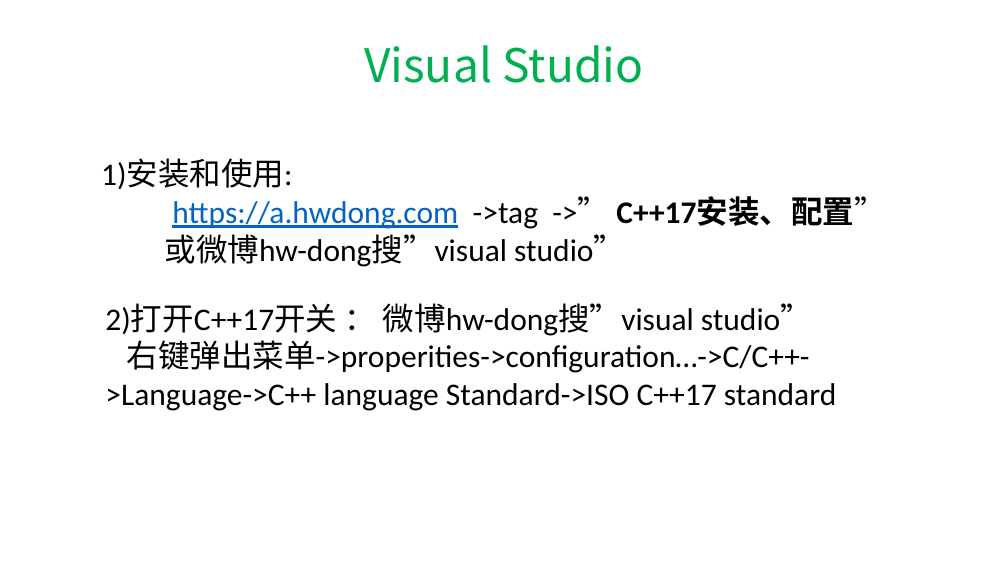
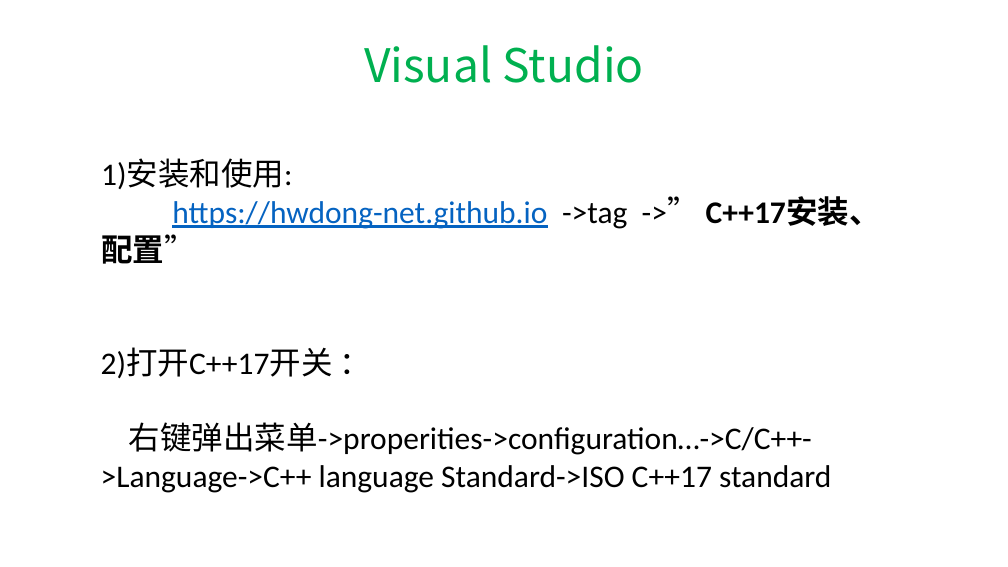
Before and after one commit to hwdong-net/cplusplus17, a slide deck: slide 53 of ppt/1.1 C++语言介绍.pptx (slide 40 before the commit). Drawn at 1008x567 pixels with LibreOffice and Linux fonts; fonts in the diff are those of the drawing. Boxes give left, top, right and bottom in pixels: in the first picture for what was removed or moved away, otherwise in the second. Text is boxed around its words. In the diff, an @@ line names an element or a change of style, - is before the commit and + after.

```diff
--- a/ppt/1.1 C++语言介绍.pptx
+++ b/ppt/1.1 C++语言介绍.pptx
@@ text at bbox=[101, 196, 881, 264]: text changed; text colour #000000 to #0563C1 @@
-https://a.hwdong.com ->tag ->” C++17安装、配置”
-或微博hw-dong搜”visual studio”
+https://hwdong-net.github.io ->tag ->” C++17安装、配置”
@@ text "2)打开C++17开关 ：": place and size @@
-text "2)打开C++17开关 ：" at bbox=[105, 303, 836, 411]
+text "2)打开C++17开关 ：" at bbox=[101, 347, 831, 493]
@@ text at bbox=[101, 347, 333, 378]: text changed @@
-2)打开C++17开关 ： 微博hw-dong搜”visual studio”
+2)打开C++17开关 ：
```
Also in this commit, not shown: 9 other slides changed, 14 slides added, 1 slide removed.
